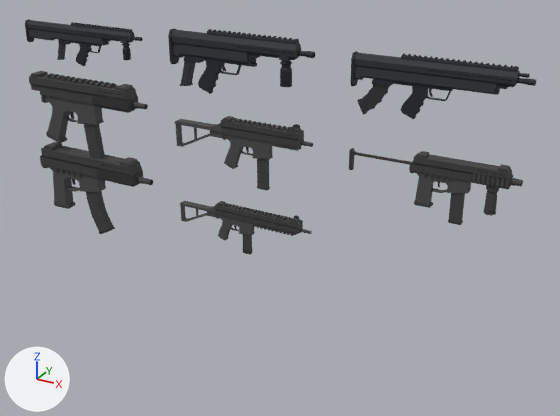
Renders of the glTF model assets/weapons/_survey/B.glb from each side of a commit.
The view is the same before and after, from a 50 mm lens placed at (3.73, -4.0, 1.11), pointed at (1.42, 0.2, -0.99). The lights are fixed; the arrows at lower left show +X, +Y and +Z. The picture after the commit comes second.

Names of what the first picture shows: 'm0', 'm1', 'm2', 'm3', 'm4', 'm5', 'm6', 'm7'.
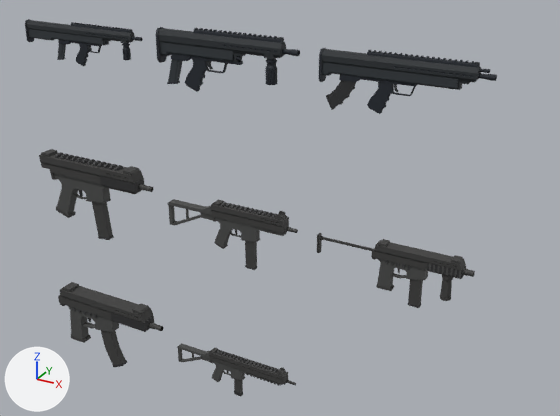
Location of each change, (x1, y1, x2, y2) in pixels of the pictures (560 x 416 px):
'm3', moved
    before: (29, 71, 148, 159)
    after: (39, 149, 154, 240)
'm6', moved
    before: (40, 142, 153, 234)
    after: (58, 282, 164, 367)
'm2', moved
    before: (350, 51, 536, 119)
    after: (319, 48, 497, 114)
'm5', moved
    before: (349, 148, 523, 225)
    after: (317, 233, 475, 308)
'm4', moved
    before: (175, 116, 313, 191)
    after: (167, 199, 298, 270)
'm1', moved
    before: (168, 29, 315, 94)
    after: (156, 27, 300, 92)
'm7', moved
    before: (180, 201, 312, 255)
    after: (177, 343, 296, 396)

The change in detail:
Object 'm1' (ob_m1) moves from (1.027, 0.0, -0.089) to (0.927, 0.0, -0.089).
Object 'm2' (ob_m2) moves from (2.378, 0.0, -0.065) to (2.178, 0.0, -0.065).
Object 'm3' (ob_m3) moves from (-0.32, 0.0, -0.587) to (-0.32, 0.0, -1.187).
Object 'm4' (ob_m4) moves from (1.194, 0.0, -0.566) to (1.094, 0.0, -1.166).
Object 'm5' (ob_m5) moves from (2.469, 0.0, -0.553) to (2.269, 0.0, -1.153).
Object 'm6' (ob_m6) moves from (-0.357, 0.0, -1.11) to (-0.357, 0.0, -2.31).
Object 'm7' (ob_m7) moves from (1.106, 0.0, -1.125) to (1.006, 0.0, -2.325).
